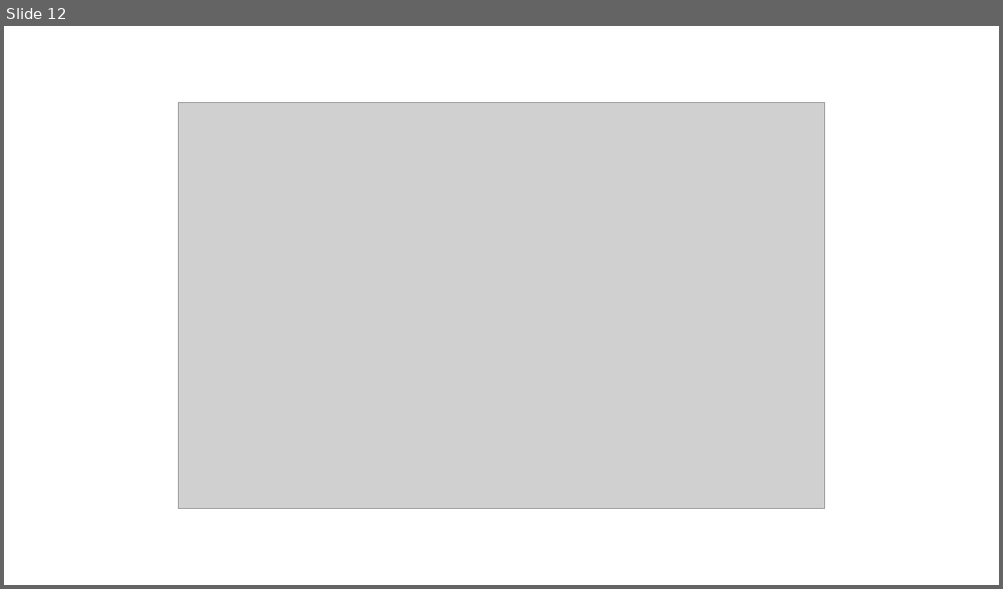
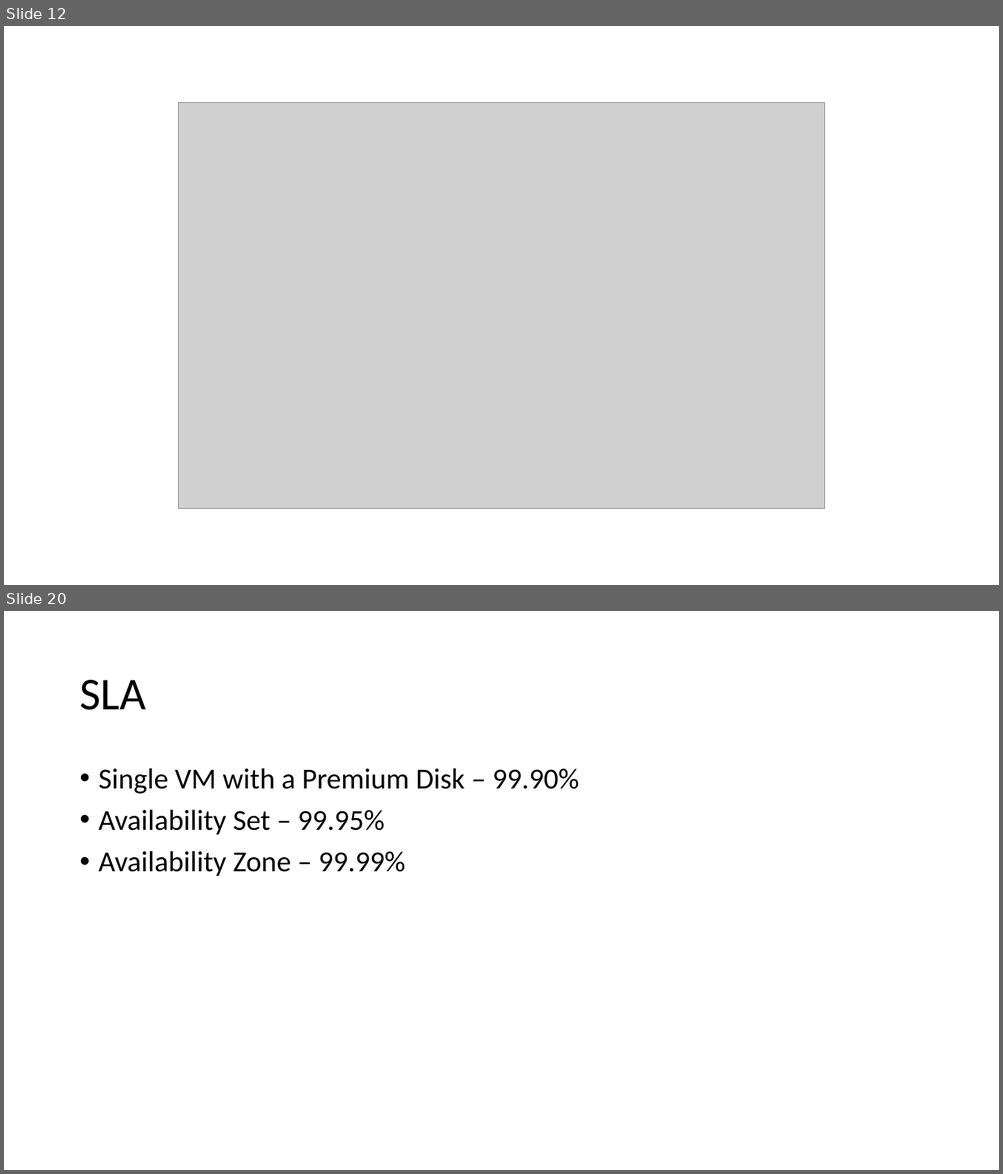
Before and after one commit to CentaurNZ/8-Oct-AZ104, a slide deck: Virtual Machines.pptx. Shown one above the other, each under a label of ours: slide 12 before the commit, slides 12 and 20 after it; the slides between them are not shown. The pictures are 1003x589 and 1003x1174 pixels, drawn with LibreOffice and Linux fonts; fonts in the diff are those of the drawing; grey boxes stand for pictures. Boxes give left, top, right and bottom in pixels: in the first picture for what was removed or moved away, otherwise in the second. Text is boxed around its words. In the diff, an @@ line names an element or a change of style, - is before the commit and + after.

```diff
--- a/Virtual Machines.pptx
+++ b/Virtual Machines.pptx
@@ slide 20 added at bbox=[4, 611, 999, 1170], background #FFFFFF @@
@@ title added at bbox=[79, 680, 146, 710], 44 pt, text #000000 @@
+SLA
@@ text added at bbox=[99, 768, 579, 877], 28 pt, text #000000 @@
+• Single VM with a Premium Disk – 99.90%
+• Availability Set – 99.95%
+• Availability Zone – 99.99%
```
Also in this commit, not shown: 1 slide changed, 10 other slides added.
